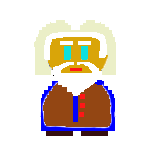
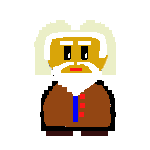
Revision of a layered 150x150 image; what changed, layer by layer:
painted on "Fundo" over [40, 46, 116, 131]
